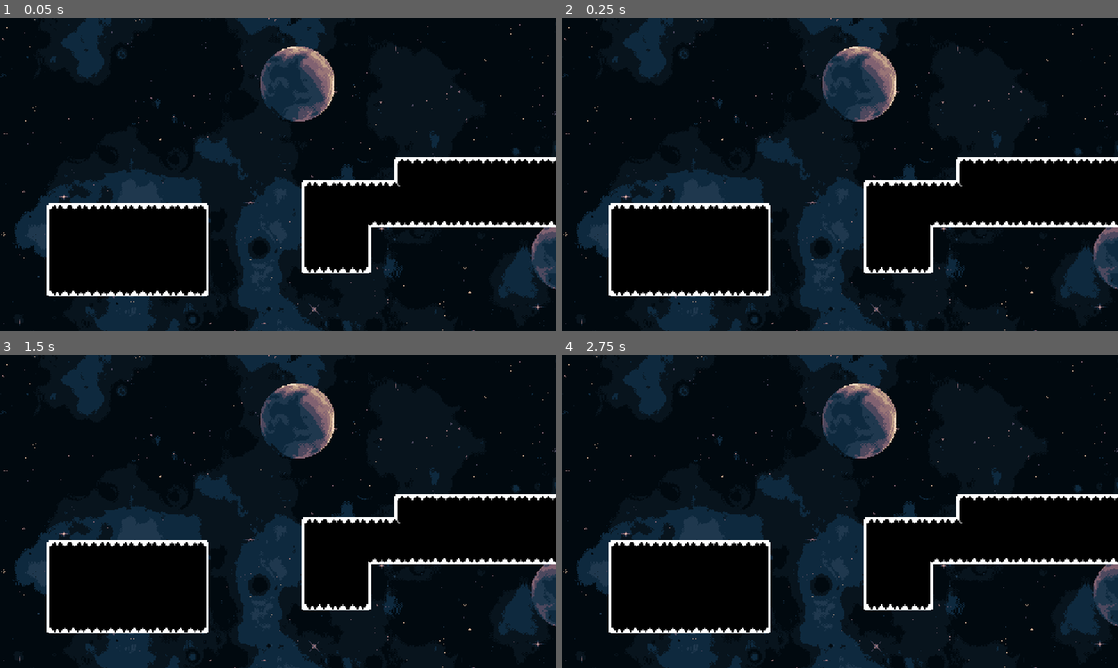
Above: before the commit, frames 1-4 (two rows, left to right).
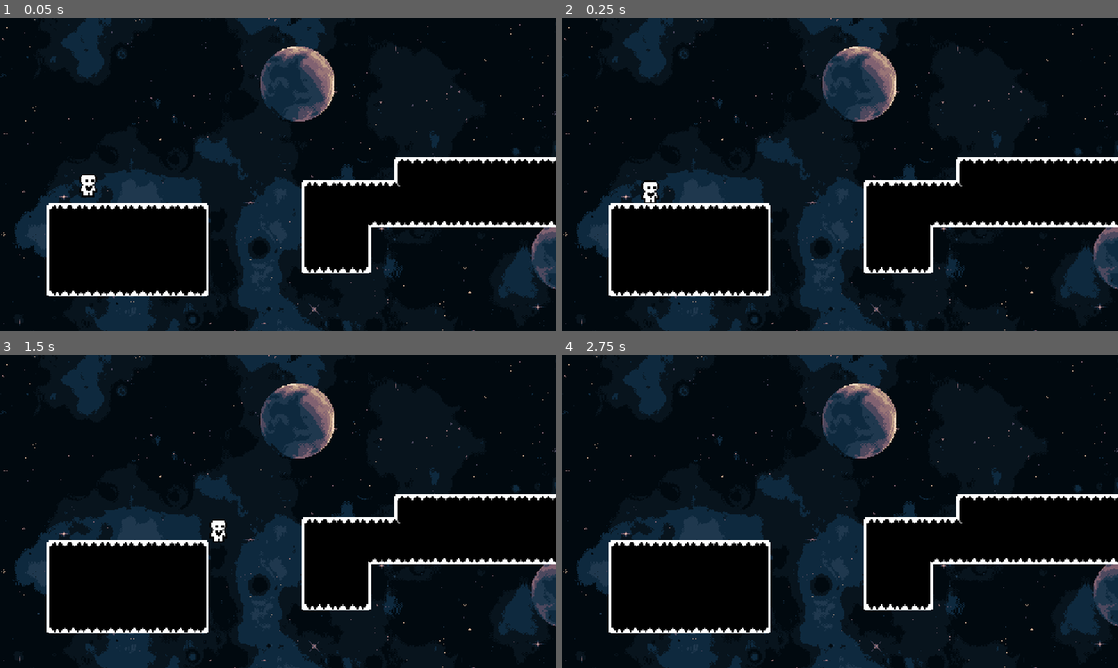
Above: after the commit, the same moments.

Repository: vickraz/Platformer-genomg-ngar-ht25
Game: Godot game, scene res://Scenes/test_level.tscn
Two runs of this game, one before a commit and one after it. Both use one fixed random seed, a clock stepped at 60 frames per second and the inputs below.
Inputs:
- Up to frame 1 (0.05 s): no input
- Up to frame 2 (0.25 s): no input
- Up to frame 3 (1.5 s): tap Enter at 0.5 s; hold D (move right, bound only after the commit) from 0.53 s (still down); tap Space (jump, bound only after the commit) at 0.6, 0.77, 1.07, 1.35 s
- Up to frame 4 (2.75 s): tap Space (jump, bound only after the commit) at 1.52, 1.82, 2.1 s; release D (move right, bound only after the commit) at 2.03 s; hold A (move left, bound only after the commit) from 2.03 s (still down)

The runs differ from the first frame. In frame 1, 0.2% of the frame differs, in the area x 14-18%, y 50-58%; in frame 2, 0.2%; in frame 3, 0.2%, in the area x 37-41%, y 52-60%; in frame 4, nothing differs.

Commit message:
player state machine in progress

Diff:
--- /dev/null
+++ b/platformer-genomgångar/Scenes/player.gd
@@ -0,0 +1,86 @@
+extends CharacterBody2D
+
+const MAX_SPEED = 300
+const ACC = 2500
+const JUMP_VELOCITY = 600
+const GRAVITY = 1250
+
+enum{IDLE, WALK, AIR, EDGE, DEAD}
+
+var state = IDLE
+
+@onready var sprite: Sprite2D = $Sprite2D
+
+############### GAME LOOP ##############################
+func _physics_process(delta: float) -> void:
+	match state:
+		IDLE:
+			_idle_state(delta)
+		WALK:
+			_walk_state(delta)
+		AIR:
+			_air_state(delta)
+		EDGE:
+			_edge_state(delta)
+		DEAD:
+			_dead_state(delta)
+
+############### GENERAL HELP FUNCTIONS ########################
+func _movement(delta: float, input_x: float) -> void:
+	if input_x != 0:
+		velocity.x =  move_toward(velocity.x, input_x*MAX_SPEED, ACC*delta)
+	else:
+		velocity.x = move_toward(velocity.x, 0, ACC*delta)
+	velocity.y += GRAVITY * delta
+
+	move_and_slide()
+
+func _update_direction(input_x: float) -> void:
+	if input_x > 0:
+		sprite.flip_h = false
+	elif input_x < 0:
+		sprite.flip_h = true
+
+
+############### STATE FUNCTIONS ########################
+func _idle_state(delta: float) -> void:
+	#1
+	if Input.is_action_just_pressed("jump"):
+		_enter_air_state(true)
+	var input_x = Input.get_axis("move left", "move right")
+	_update_direction(input_x)
+	#2
+	_movement(delta, input_x)
+	#3
+	if not is_on_floor():
+		_enter_air_state(false)
+	elif velocity.length() > 0:
+		_enter_walk_state()
+
+func _walk_state(delta: float) -> void:
+	pass
+
+func _air_state(delta: float) -> void:
+	pass
+
+func _edge_state(delta: float) -> void:
+	pass
+
+func _dead_state(delta: float) -> void:
+	pass
+
+############### ENTER STATE FUNCTION #######################
+func _enter_idle_state():
+	pass
+
+func _enter_walk_state():
+	pass
+
+func _enter_air_state(jumping: bool):
+	pass
+
+func _enter_edge_state(rotation_direction: String):
+	pass
+
+func _enter_dead_state():
+	pass
--- /dev/null
+++ b/platformer-genomgångar/Scenes/player.tscn
@@ -0,0 +1,20 @@
+[gd_scene load_steps=4 format=3 uid="uid://b2msivyy6a26u"]
+
+[ext_resource type="Script" uid="uid://dtbfakkppxc14" path="res://Scenes/player.gd" id="1_cvnsp"]
+[ext_resource type="Texture2D" uid="uid://cv5my1m72mpcr" path="res://Assets/player.png" id="1_v0iea"]
+
+[sub_resource type="CapsuleShape2D" id="CapsuleShape2D_v0iea"]
+height = 44.0
+
+[node name="Player" type="CharacterBody2D"]
+script = ExtResource("1_cvnsp")
+
+[node name="Sprite2D" type="Sprite2D" parent="."]
+position = Vector2(0, -30)
+scale = Vector2(3, 3)
+texture = ExtResource("1_v0iea")
+hframes = 7
+
+[node name="CollisionShape2D" type="CollisionShape2D" parent="."]
+position = Vector2(0, -22)
+shape = SubResource("CapsuleShape2D_v0iea")
--- a/platformer-genomgångar/Scenes/test_level.tscn
+++ b/platformer-genomgångar/Scenes/test_level.tscn
@@ -1,7 +1,8 @@
-[gd_scene load_steps=5 format=4 uid="uid://qvmks4kgs7xx"]
+[gd_scene load_steps=6 format=4 uid="uid://qvmks4kgs7xx"]
 
 [ext_resource type="Texture2D" uid="uid://clpajx4utjfhk" path="res://Assets/tileset.png" id="1_iti4p"]
 [ext_resource type="Texture2D" uid="uid://wog5cgiv6myi" path="res://Assets/Space Background.png" id="2_dtjkg"]
+[ext_resource type="PackedScene" uid="uid://b2msivyy6a26u" path="res://Scenes/player.tscn" id="3_eglq2"]
 
 [sub_resource type="TileSetAtlasSource" id="TileSetAtlasSource_dtjkg"]
 texture = ExtResource("1_iti4p")
@@ -388,3 +389,6 @@
 scale = Vector2(1.5, 1.5)
 texture = ExtResource("2_dtjkg")
 centered = false
+
+[node name="Player" parent="." instance=ExtResource("3_eglq2")]
+position = Vector2(182, 368)
--- a/platformer-genomgångar/project.godot
+++ b/platformer-genomgångar/project.godot
@@ -19,6 +19,24 @@
 
 window/stretch/mode="canvas_items"
 
+[input]
+
+"move right"={
+"deadzone": 0.2,
+"events": [Object(InputEventKey,"resource_local_to_scene":false,"resource_name":"","device":-1,"window_id":0,"alt_pressed":false,"shift_pressed":false,"ctrl_pressed":false,"meta_pressed":false,"pressed":false,"keycode":0,"physical_keycode":68,"key_label":0,"unicode":100,"location":0,"echo":false,"script":null)
+]
+}
+"move left"={
+"deadzone": 0.2,
+"events": [Object(InputEventKey,"resource_local_to_scene":false,"resource_name":"","device":-1,"window_id":0,"alt_pressed":false,"shift_pressed":false,"ctrl_pressed":false,"meta_pressed":false,"pressed":false,"keycode":0,"physical_keycode":65,"key_label":0,"unicode":97,"location":0,"echo":false,"script":null)
+]
+}
+jump={
+"deadzone": 0.2,
+"events": [Object(InputEventKey,"resource_local_to_scene":false,"resource_name":"","device":-1,"window_id":0,"alt_pressed":false,"shift_pressed":false,"ctrl_pressed":false,"meta_pressed":false,"pressed":false,"keycode":0,"physical_keycode":32,"key_label":0,"unicode":32,"location":0,"echo":false,"script":null)
+]
+}
+
 [layer_names]
 
 2d_physics/layer_1="World"
Not shown, added: platformer-genomgångar/Scenes/player.gd.uid
